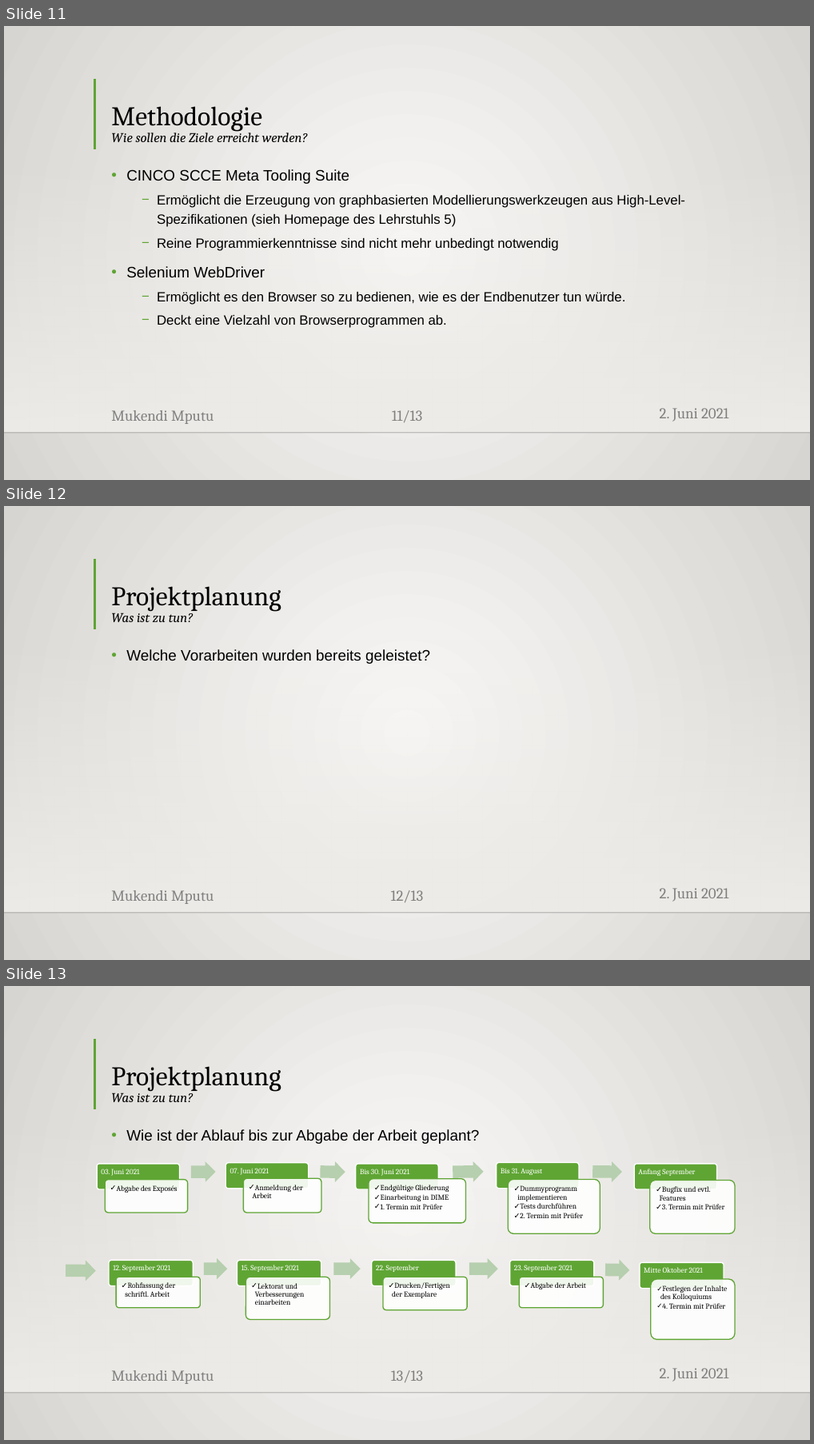
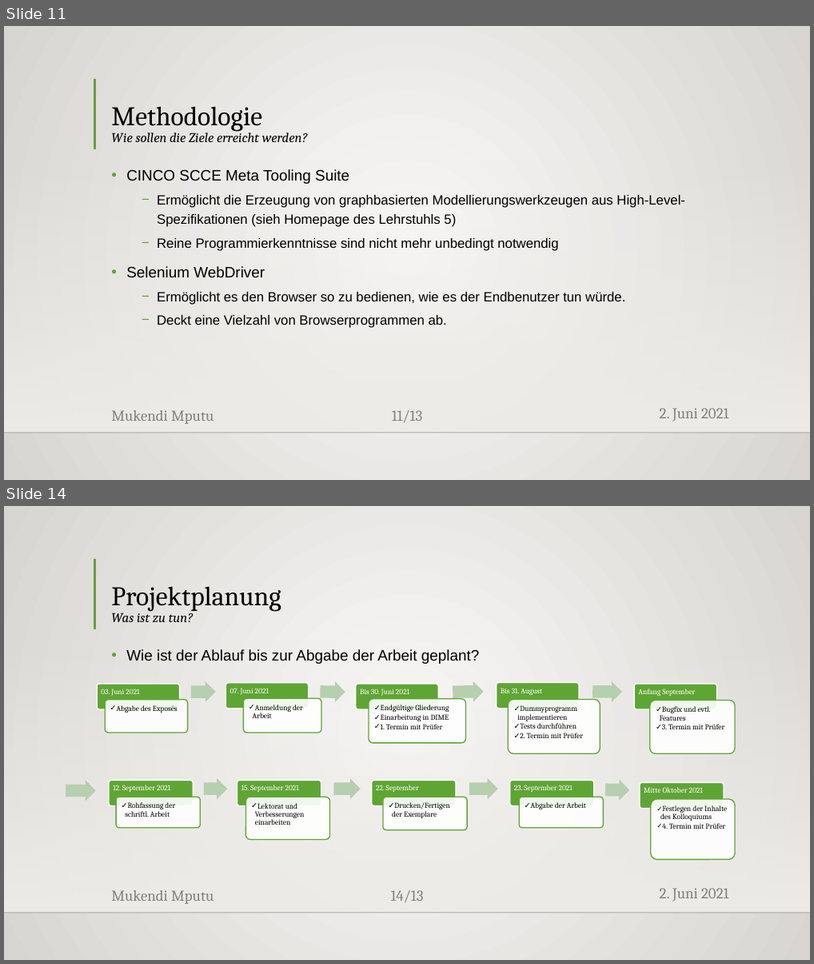
Before and after one commit to MukendiMputu/BachelorThesis, a slide deck: Proposalvortrag.pptx. Shown one above the other, each under a label of ours: slides 11, 12 and 13 before the commit, slides 11 and 14 after it; the slides between them are not shown. The pictures are 814x1444 and 814x964 pixels, drawn with LibreOffice and Linux fonts; fonts in the diff are those of the drawing; background and template pictures are left out. Boxes give left, top, right and bottom in pixels: in the first picture for what was removed or moved away, otherwise in the second. Text is boxed around its words. In the diff, an @@ line names an element or a change of style, - is before the commit and + after.

```diff
--- a/Proposalvortrag.pptx
+++ b/Proposalvortrag.pptx
@@ slide 12 removed at <box>4,506,810,960</box>, background gradient #FAFAF9 to #D7D5D2; not listed: 6 template elements that a slide beside it also shows @@
@@ title removed at <box>111,586,281,622</box> @@
-Projektplanung
-Was ist zu tun?
@@ text removed at <box>126,649,430,664</box> @@
-• Welche Vorarbeiten wurden bereits geleistet?
@@ what was slide 13 is now slide 14 @@
@@ page number at <box>391,890,424,902</box>: text changed @@
-13/13
+14/13
```
Also in this commit, not shown: 1 slide changed, 2 slides added.
